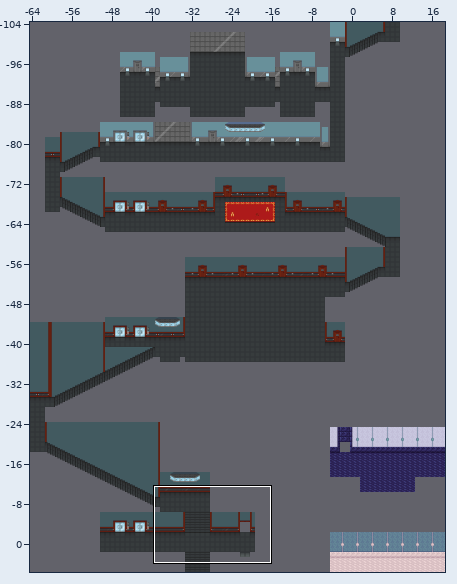
One commit to this Tiled map: Rooms/Area4/4-1/4-1_tiled.tmx. Above, an overview of the earlier version with the close-up marked.
Close-up. As it was:
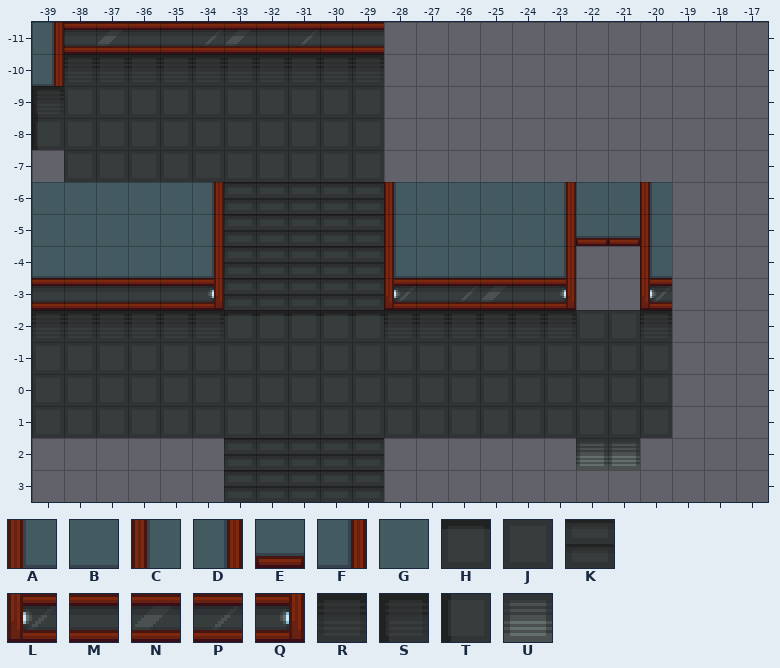
Cells are 16x16 px. Shown: x -39..-17, y -11..3. The commit also changed other parts of the map, which this record leaves out.
Key: from "bg_malus_03": A 0, B 1, C 2, D 3, E 4, F 6, G 8, H 9, J 10, K 11, L 32, M 33, N 35, P 36, Q 38, R 42, S 43, T 75, U 138.
_ is an empty cell.
Layer "Tile Layer 1" before, first column x -39:
-11 DMNMMPNMPMM____________
-10 FRRRRRRRRRR____________
 -9 SJJJJJJJJJJ____________
 -8 TJJJJJJJJJJ____________
 -7 _JJJJJJJJJJ____________
 -6 GGGGGDKKKKKCGGGGDGGC___
 -5 GGGGGDKKKKKCGGGGDEEC___
 -4 BBBBBFKKKKKABBBBF__A___
 -3 MMMMMQKKKKKLMPNMQ__L___
 -2 RRRRRRHHHHHRRRRRRJJR___
 -1 JJJJJJJJJJJJJJJJJJJJ___
  0 JJJJJJJJJJJJJJJJJJJJ___
  1 JJJJJJJJJJJJJJJJJJJJ___
  2 ______KKKKK______UU____
  3 ______KKKKK____________
The same view after the edit:
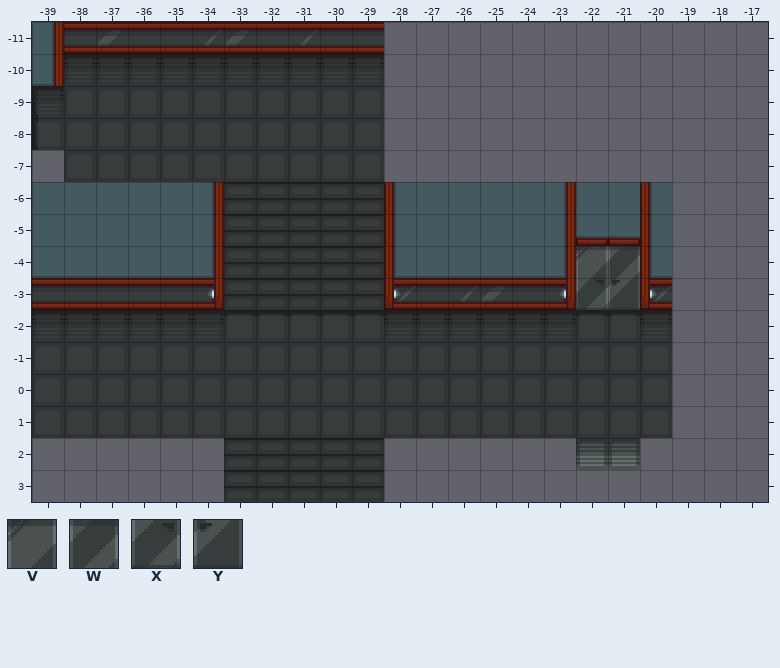
Further tiles: from "bg_malus_03": V 30, W 31, X 62, Y 63.
The exact change:
Layer "Tile Layer 1":
Tile J becomes tile H in row -2 at x -22 to -21.
The author put tile V in row -4 at x -22.
The author put tile W in row -4 at x -21.
The author put tile X in row -3 at x -22.
The author put tile Y in row -3 at x -21.
